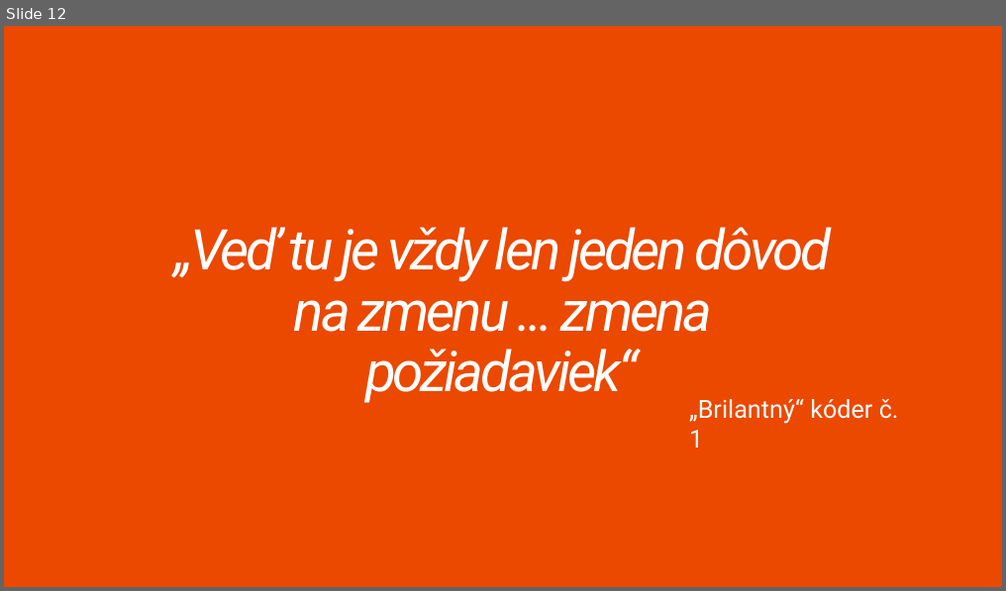
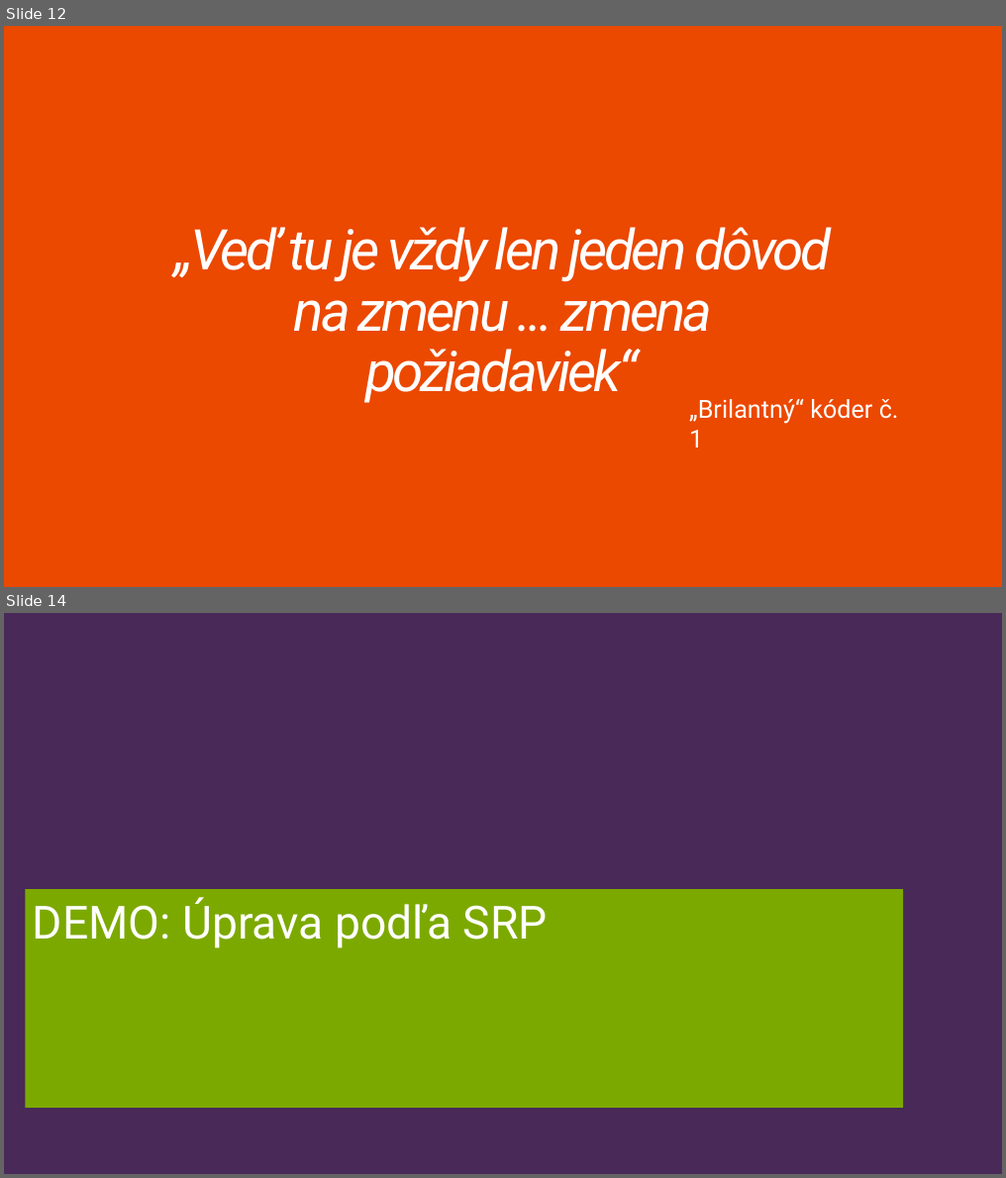
Before and after one commit to Burgyn/SOLID-Principles, a slide deck: SOLIDPrinciples.pptx. Shown one above the other, each under a label of ours: slide 12 before the commit, slides 12 and 14 after it; the slides between them are not shown. The pictures are 1006x591 and 1006x1178 pixels, drawn with LibreOffice and Linux fonts; fonts in the diff are those of the drawing. Boxes give left, top, right and bottom in pixels: in the first picture for what was removed or moved away, otherwise in the second. Text is boxed around its words. In the diff, an @@ line names an element or a change of style, - is before the commit and + after.

Commit message:
úprava prezentácie

```diff
--- a/SOLIDPrinciples.pptx
+++ b/SOLIDPrinciples.pptx
@@ slide 14 added at bbox=[4, 613, 1002, 1174], background #482958 @@
@@ rectangle added at bbox=[25, 889, 903, 1108], fill #7CA900, 44 pt, text #FFFFFF @@
+DEMO: Úprava podľa SRP
```
Also in this commit, not shown: 2 slides changed, 6 other slides added.
